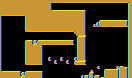
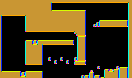
Before/after of a 132×78 layered artwork. What changed in the layer stack:
painted on "Tiles" over [left=108, top=66, right=124, bottom=72]
